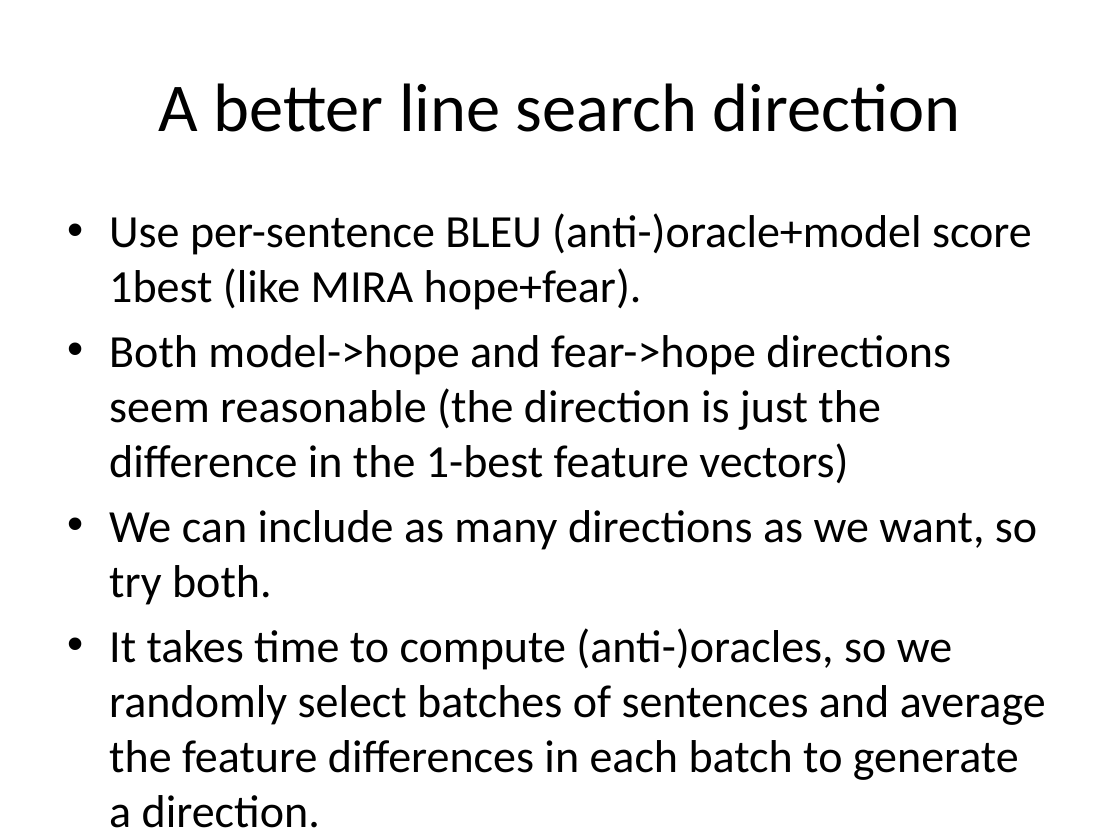
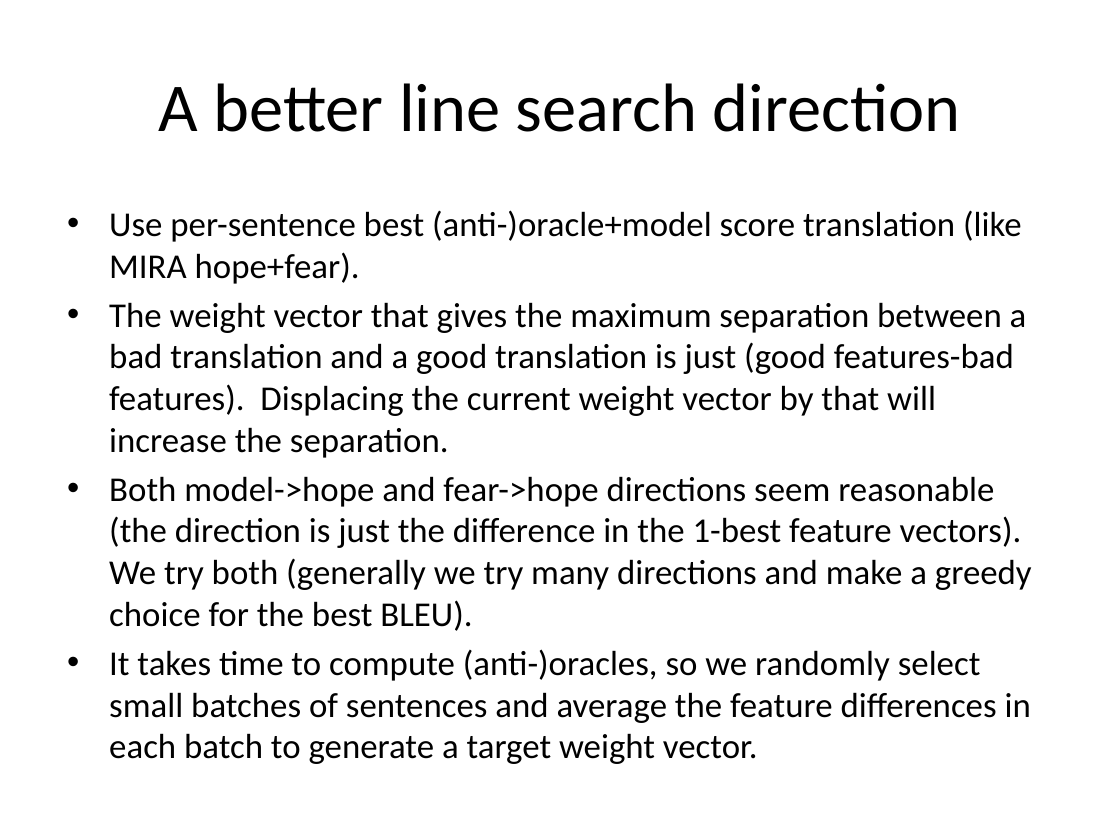
Before and after one commit to redpony/cdec, a slide deck: slide 3 of report/ws10-graehl.pptx. Drawn at 1120x840 pixels with LibreOffice and Linux fonts; fonts in the diff are those of the drawing. Boxes give left, top, right and bottom in pixels: in the first picture for what was removed or moved away, otherwise in the second. Text is boxed around its words. In the diff, an @@ line names an element or a change of style, - is before the commit and + after.

Commit message:
slides

```diff
--- a/report/ws10-graehl.pptx
+++ b/report/ws10-graehl.pptx
@@ text at [109, 210, 1032, 764]: text changed; size 29.6 to 22.4 pt @@
-• Use per-sentence BLEU (anti-)oracle+model score 1best (like MIRA hope+fear).
-• Both model->hope and fear->hope directions seem reasonable (the direction is just the difference in the 1-best feature vectors)
-• We can include as many directions as we want, so try both.
-• It takes time to compute (anti-)oracles, so we randomly select batches of sentences and average the feature differences in each batch to generate a direction.
+• Use per-sentence best (anti-)oracle+model score translation (like MIRA hope+fear).
+• The weight vector that gives the maximum separation between a bad translation and a good translation is just (good features-bad features). Displacing the current weight vector by that will increase the separation.
+• Both model->hope and fear->hope directions seem reasonable (the direction is just the difference in the 1-best feature vectors). We try both (generally we try many directions and make a greedy choice for the best BLEU).
+• It takes time to compute (anti-)oracles, so we randomly select small batches of sentences and average the feature differences in each batch to generate a target weight vector.
```
Also in this commit, not shown: 6 other slides changed, 2 other files.
